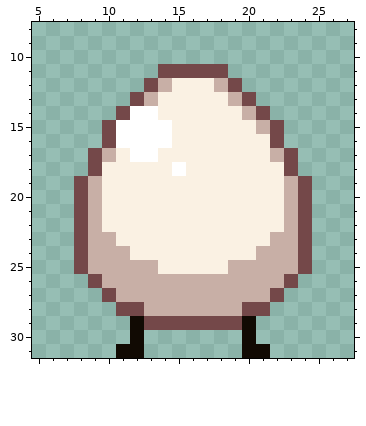
Pixel-art sprite, stored at assets/css/eggoon.png. The picture above was drawn from the file before the commit.
The file is 64x64 pixels, drawn in blocks of 2x2; one block is one cell here. Shown: x 5..27, y 8..31.
The same view after the edit:
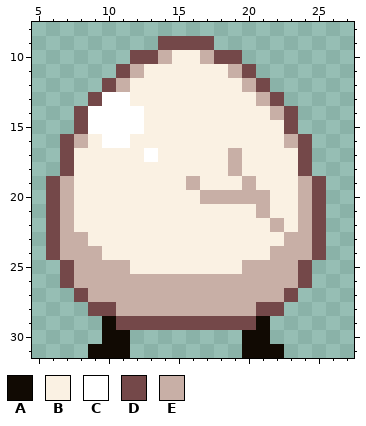
Palette (. is transparent): A #110a03  B #faf1e3  C #ffffff  D #744849  E #c8afa6
The edit:
Changed rows in their new state; - is an unchanged pixel.
first column x 6:
 9 --------DDDD--------
10 ------DDEBBEDD------
11 -----DEBBBBBBED-----
12 ----DEBBB---BBED----
13 ---DCCBB-----BBED---
14 --DCCC-B------BBED--
15 --DCC--BB------BBD--
16 -DEBC-BBB-------BED-
17 -DBBB-B------E--BBD-
18 -DBB-----B---E---BD-
19 DEBB------E---E--BED
20 DEBB-------EEEEE-BED
21 DEBB-----------E-BED
22 DEBB------------EBED
23 DEEBB-----------B-ED
24 DEE-BB---------B--ED
25 -DE---BB-----B------
26 -DEE-------------ED-
27 --DEE-----------ED--
28 ---DDEE-------E-D---
29 ----ADD-------DA----
30 ----AA.--------A----
31 ---AA-.---------A---
Pixel boxes of the changes (left, top, right, bottom) in both pictures:
changed: (46, 36, 326, 358)
